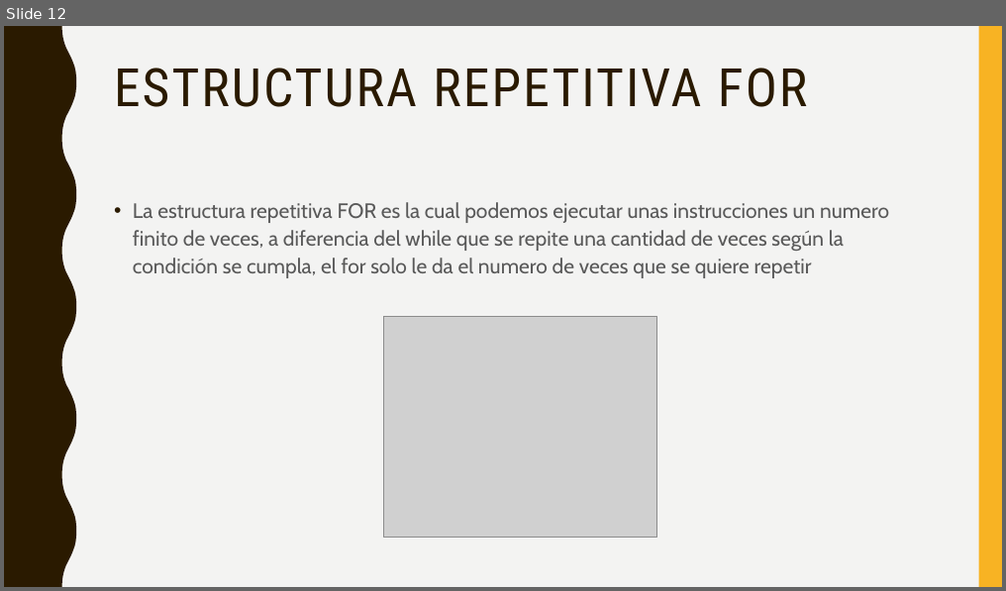
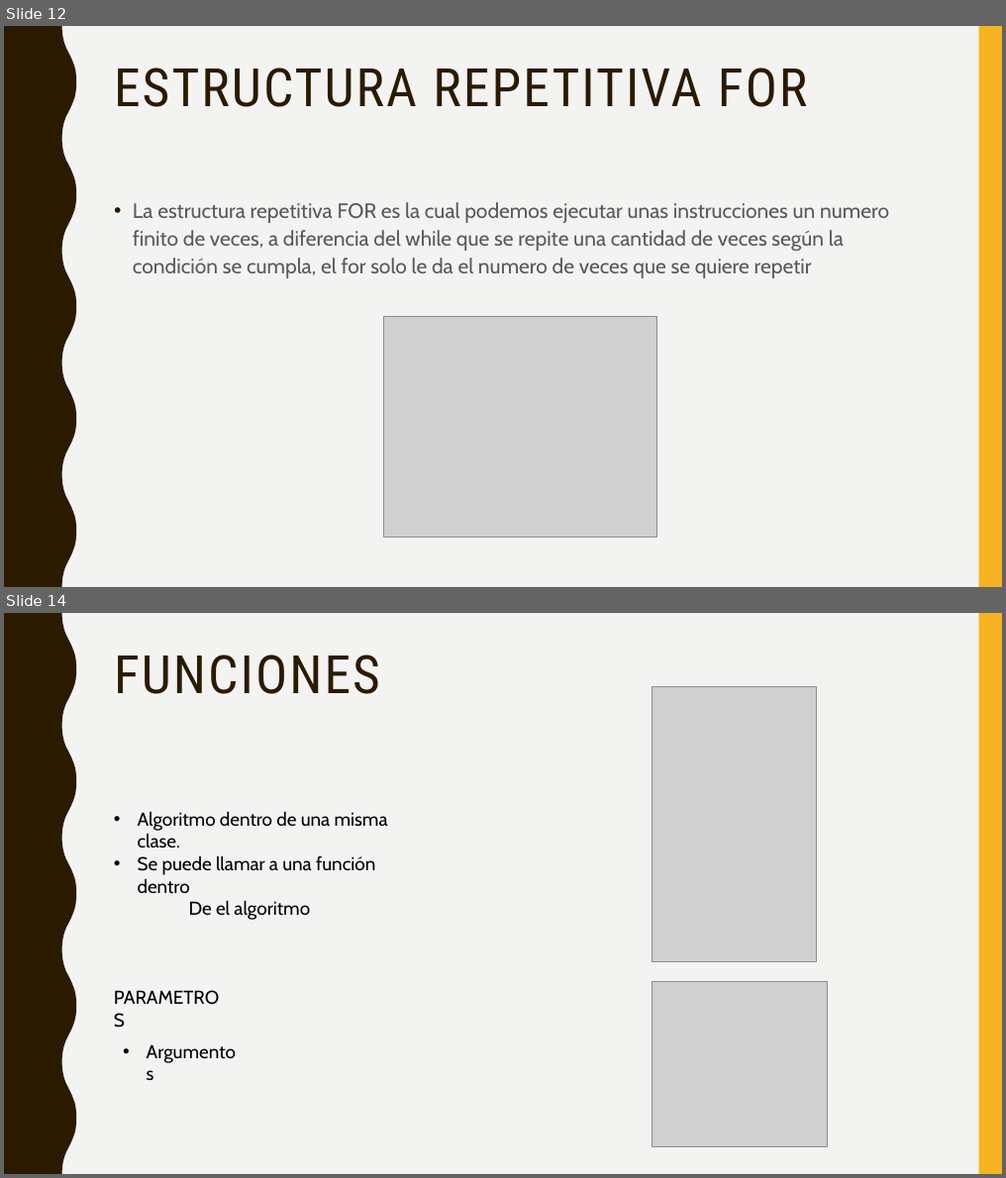
Before and after one commit to Jhonas0123/language_tests, a slide deck: Lógica de programación.pptx. Shown one above the other, each under a label of ours: slide 12 before the commit, slides 12 and 14 after it; the slides between them are not shown. The pictures are 1006x591 and 1006x1178 pixels, drawn with LibreOffice and Linux fonts; fonts in the diff are those of the drawing; grey boxes stand for pictures. Boxes give left, top, right and bottom in pixels: in the first picture for what was removed or moved away, otherwise in the second. Text is boxed around its words. In the diff, an @@ line names an element or a change of style, - is before the commit and + after.

Commit message:
fin de la clase

```diff
--- a/Lógica de programación.pptx
+++ b/Lógica de programación.pptx
@@ slide 14 added at (x1=4, y1=613, x2=1002, y2=1174), background #F3F3F2; not listed: 2 template elements that a slide beside it also shows @@
@@ title added at (x1=114, y1=655, x2=380, y2=694), 51 pt, text #2A1A00 @@
+FUNCIONES
@@ picture added at (x1=651, y1=687, x2=816, y2=961) @@
@@ text added at (x1=138, y1=811, x2=388, y2=920), 18 pt, text #000000 @@
+• Algoritmo dentro de una misma clase.
+• Se puede llamar a una función dentro
+De el algoritmo
@@ text added at (x1=107, y1=982, x2=237, y2=1012), 18 pt, text #000000 @@
+PARAMETROS
@@ picture added at (x1=651, y1=982, x2=827, y2=1147) @@
@@ text added at (x1=116, y1=1036, x2=249, y2=1065), 18 pt, text #000000 @@
+• Argumentos
```
Also in this commit, not shown: 4 other slides added, 1 slide removed, 8 other files.
